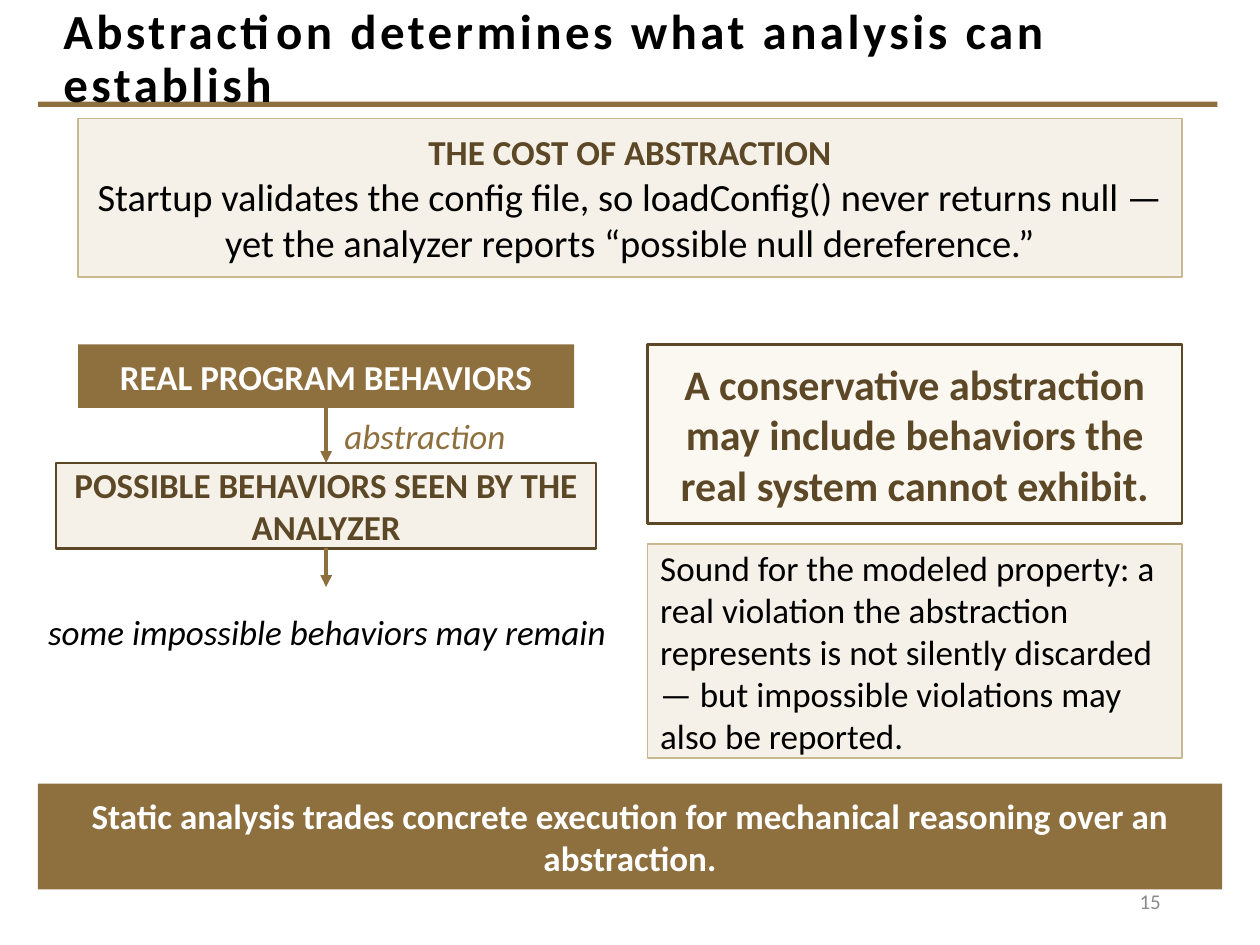
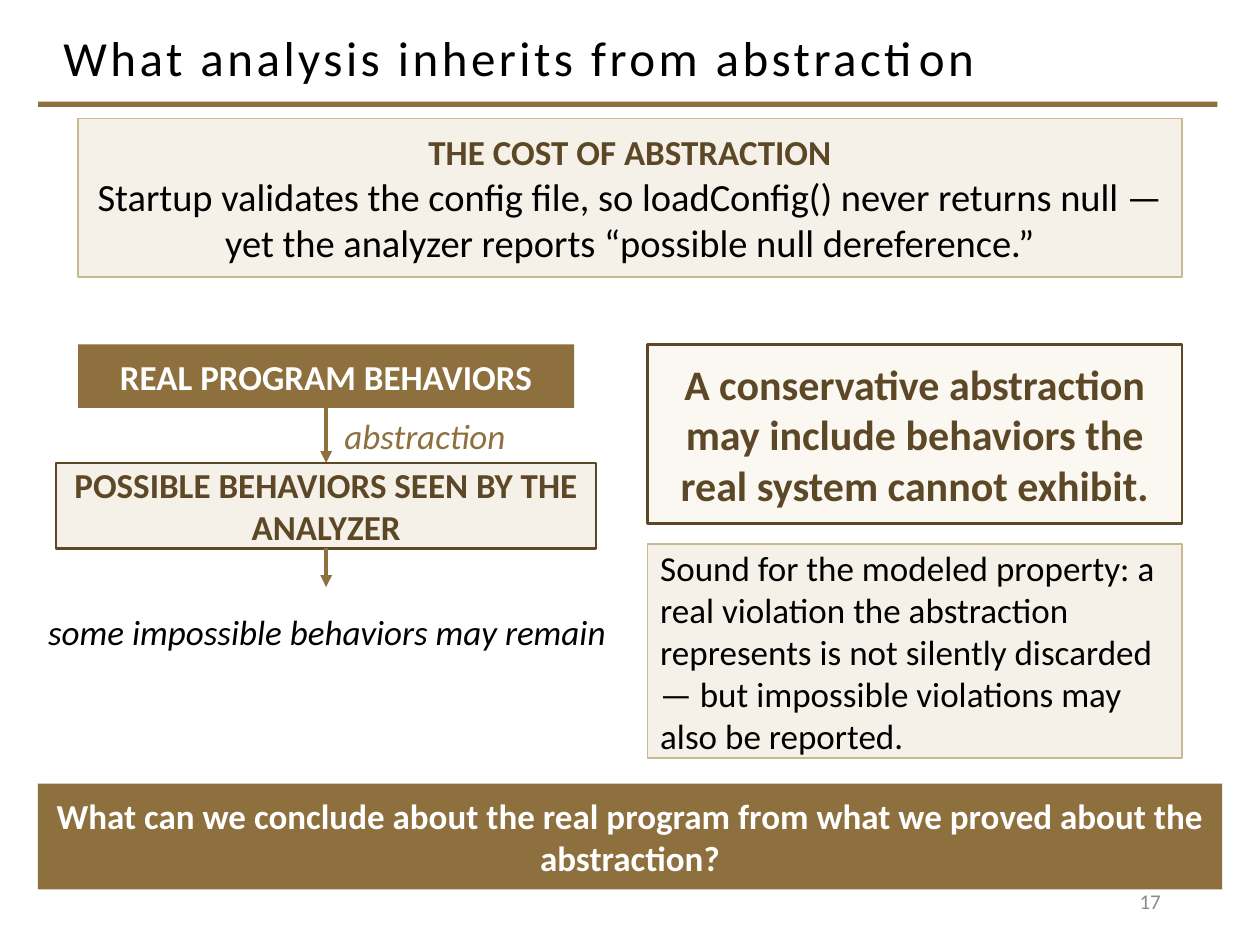
Before and after one commit to davisjam/model-based-agentic-software-engineering, a slide deck: slide 17 of course/lectures/act-1-foundations/08-validation/1-8-Validation.pptx (slide 15 before the commit). Drawn at 1260x945 pixels with LibreOffice and Linux fonts; fonts in the diff are those of the drawing; background and template pictures are left out. Boxes give left, top, right and bottom in pixels: in the first picture for what was removed or moved away, otherwise in the second. Text is boxed around its words. In the diff, an @@ line names an element or a change of style, - is before the commit and + after.

```diff
--- a/course/lectures/act-1-foundations/08-validation/1-8-Validation.pptx
+++ b/course/lectures/act-1-foundations/08-validation/1-8-Validation.pptx
@@ title at box(63, 42, 698, 84): text changed; bold off @@
-Abstraction determines what analysis can establish
+What analysis inherits from abstraction
@@ text in rectangle at box(57, 804, 1203, 872): text changed @@
-Static analysis trades concrete execution for mechanical reasoning over an abstraction.
+What can we conclude about the real program from what we proved about the abstraction?
@@ page number at box(1140, 895, 1161, 909): text changed @@
-15
+17
```
Also in this commit, not shown: 26 other slides changed, 4 slides added.
